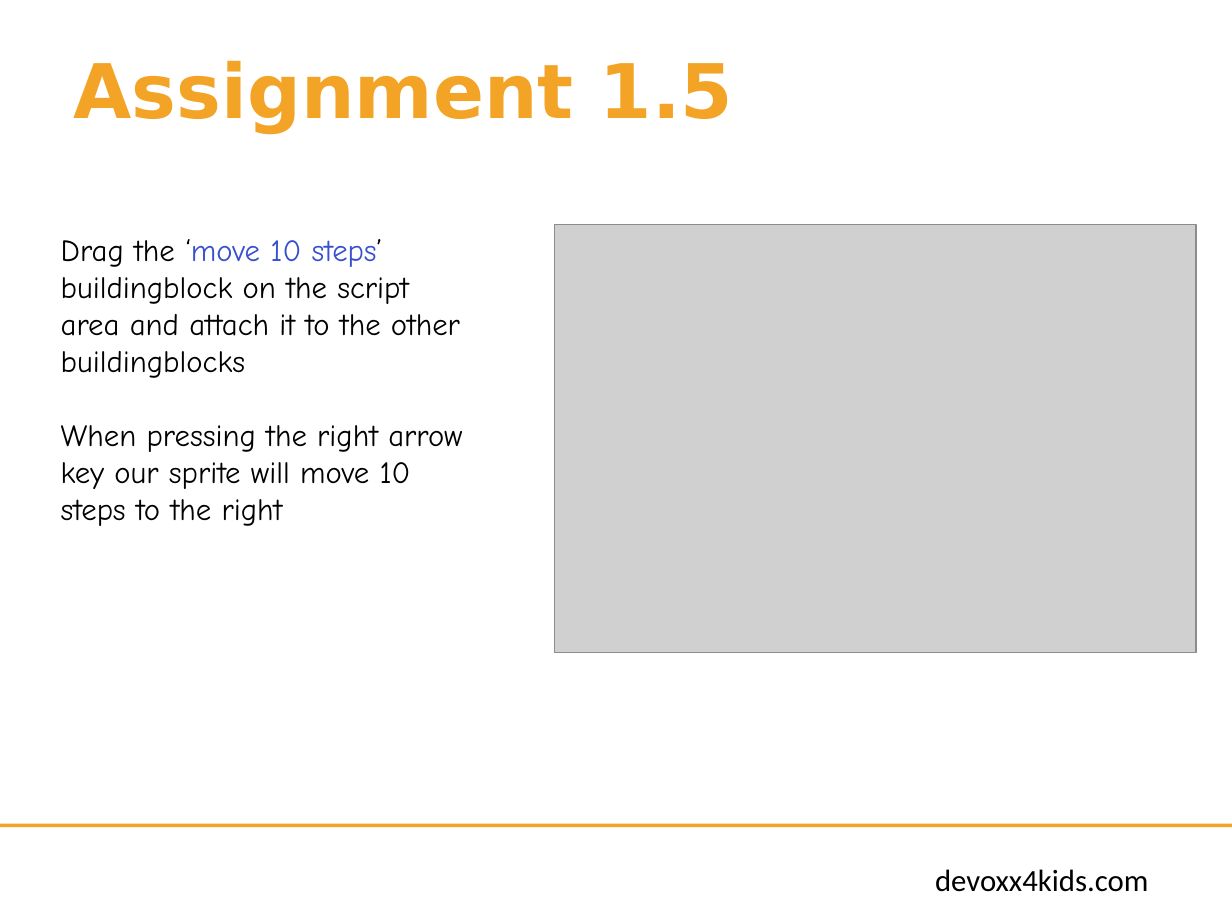
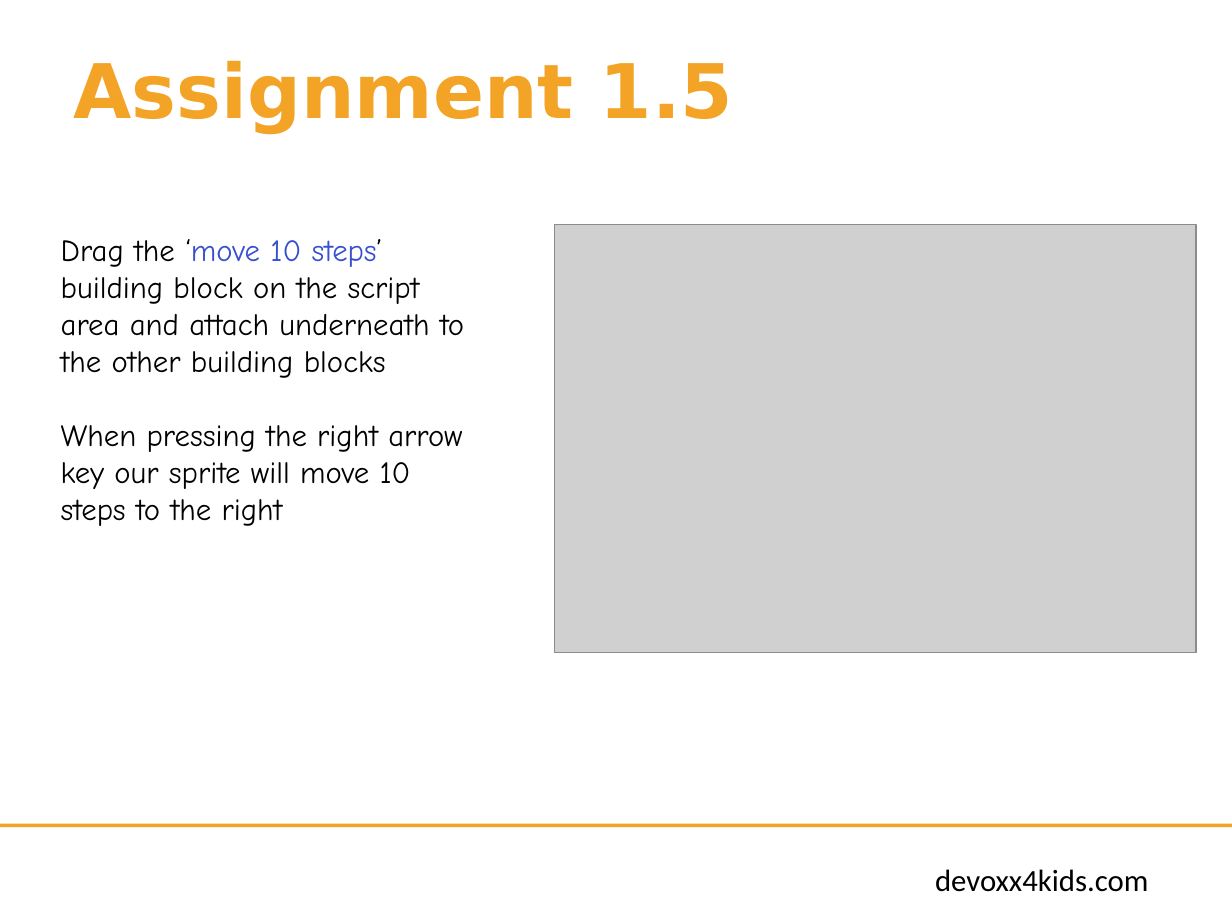
Before and after one commit to bertjan/jpoint-devoxx4kids, a slide deck: slide 6 of scratch-leapmotion/instructions/en/Assignment 1.pptx. Drawn at 1232x924 pixels with LibreOffice and Linux fonts; fonts in the diff are those of the drawing; grey boxes stand for pictures; background and template pictures are left out. Boxes give left, top, right and bottom in pixels: in the first picture for what was removed or moved away, otherwise in the second. Text is boxed around its words. In the diff, an @@ line names an element or a change of style, - is before the commit and + after.

```diff
--- a/scratch-leapmotion/instructions/en/Assignment 1.pptx
+++ b/scratch-leapmotion/instructions/en/Assignment 1.pptx
@@ text at bbox=[61, 239, 464, 378]: text changed @@
-Drag the ‘move 10 steps’ buildingblock on the script area and attach it to the other buildingblocks
+Drag the ‘move 10 steps’ building block on the script area and attach underneath to the other building blocks
```
Also in this commit, not shown: 6 other slides changed, 1 other file.
